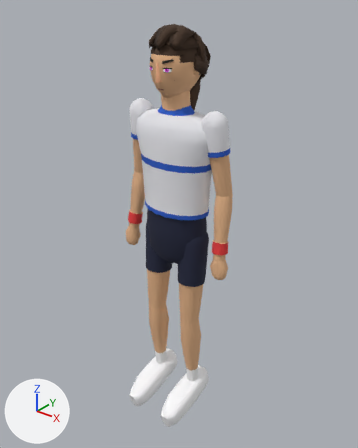
Two versions of the glTF model sweetspot/models/player.glb, one commit apart.
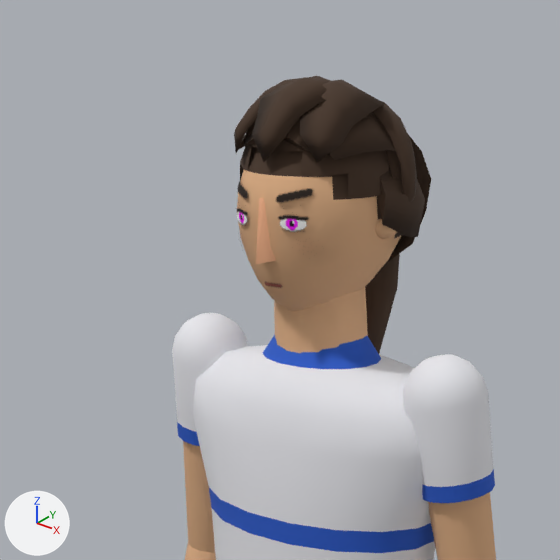
Each version is shown whole from a 50 mm lens placed at (1.322, -1.634, 1.994), pointed at (0.004, 0.014, 0.973), then close up on the part from 21% to 70% of the width and 0% to 39% of the height. The axes (+X, +Y, +Z) are drawn at lower left. The lights are the same throughout. The older version's two pictures come first. Where no turn or scale is listed for an object, it has been applied to the vertices. Vertices at exactly the same position are counted once.

In view in the first close-up: 'face', 'hair_tied', 'hair_wave', 'head', 'neck', 'torso', 'upperarm.L', 'upperarm.R' and 3 more.
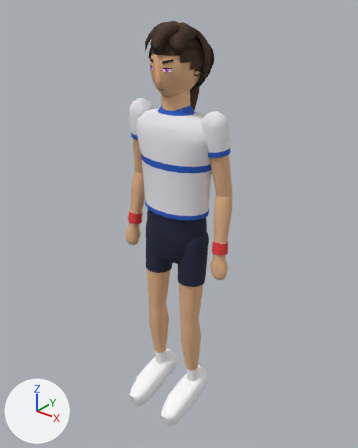
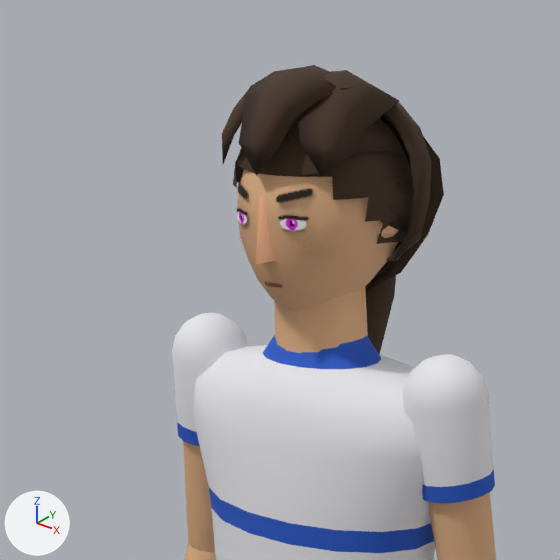
Patch to the scene script:
```diff
--- a/sweetspot/models/player.glb.py
+++ b/sweetspot/models/player.glb.py
@@ me_hair_tied @@
 # used by ob_hair_tied; location = (0.0, -0.003, 1.573)
-me_hair_tied.from_pydata(...)  # 529 vertices, 994 faces; spans x -0.118..0.118, y -0.089..0.163, z -0.152..0.262
+me_hair_tied.from_pydata(...)  # 529 vertices, 994 faces; spans x -0.115..0.115, y -0.088..0.161, z -0.228..0.257
+# me_hair_tied part 1: the loose piece of 204 vertices spanning x -0.118..0.118, y -0.089..0.146, z 0.085..0.262 is rebuilt with 204 vertices and now spans x -0.115..0.115, y -0.087..0.142, z 0.087..0.257
+# me_hair_tied part 2: 2 vertices moved within x -0.008..0.008, y 0.104, z 0.091; 309 vertices removed from x -0.104..0.104, y -0.089..0.163, z -0.152..0.247; 309 vertices added at x -0.102..0.102, y -0.088..0.161, z -0.228..0.244
 me_hair_tied.materials.append(mat_palette)
@@ me_hair_wave @@
 # used by ob_hair_wave; location = (0.0, -0.003, 1.573)
-me_hair_wave.from_pydata(...)  # 444 vertices, 840 faces; spans x -0.119..0.119, y -0.107..0.163, z 0.035..0.278
+me_hair_wave.from_pydata(...)  # 478 vertices, 908 faces; spans x -0.132..0.132, y -0.123..0.179, z 0.006..0.291
+# me_hair_wave part 3: the loose piece of 219 vertices spanning x -0.107..0.107, y -0.091..0.14, z 0.035..0.251 is rebuilt with 253 vertices and now spans x -0.113..0.113, y -0.1..0.144, z 0.012..0.254
+# me_hair_wave part 4: the loose piece of 84 vertices spanning x -0.088..0.088, y -0.107..0.069, z 0.186..0.278 is rebuilt with 84 vertices and now spans x -0.108..0.108, y -0.123..0.078, z 0.172..0.291
+# me_hair_wave part 5: the loose piece of 84 vertices spanning x -0.082..0.082, y 0.033..0.163, z 0.038..0.252 is rebuilt with 84 vertices and now spans x -0.096..0.096, y 0.033..0.179, z 0.006..0.258
+# me_hair_wave part 6: the loose piece of 57 vertices spanning x -0.119..0.119, y 0.008..0.104, z 0.113..0.258 is rebuilt with 57 vertices and now spans x -0.132..0.132, y 0.006..0.125, z 0.063..0.264
 me_hair_wave.materials.append(mat_palette)
```

Location of each change, [x1, y1, x2, y2] in pixels of the close-ups (560 x 560 px; the box of a moved part takes in the faces that stretch with it):
'hair_wave', reshaped (13% wider, 20% taller): before [234, 76, 431, 264]; after [222, 65, 444, 291]
'hair_tied', reshaped: before [238, 112, 425, 354]; after [240, 119, 414, 355]
part 1 of me_hair_tied, rebuilt (7% narrower, 8% shorter): before [238, 112, 425, 237]; after [240, 119, 414, 234]
part 2 of me_hair_tied, moved or reshaped (mostly hidden): before [240, 146, 403, 354]; after [241, 169, 396, 355]
part 3 of me_hair_wave, rebuilt: before [240, 140, 406, 246]; after [233, 122, 413, 276]
part 4 of me_hair_wave, rebuilt (17% wider, 27% taller): before [234, 76, 385, 163]; after [222, 65, 399, 176]
part 5 of me_hair_wave, rebuilt: before [385, 134, 431, 264]; after [365, 119, 444, 291]
part 6 of me_hair_wave, rebuilt: before [372, 101, 417, 203]; after [380, 102, 431, 261]
